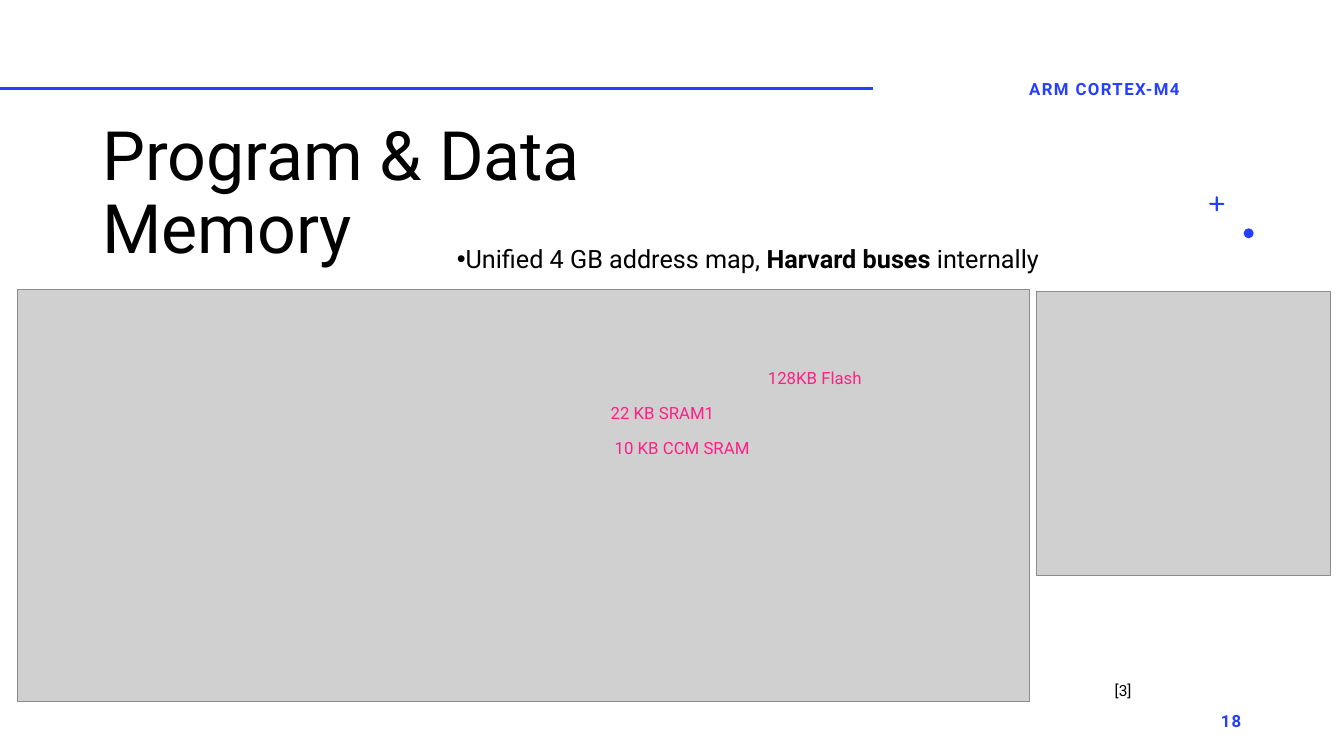
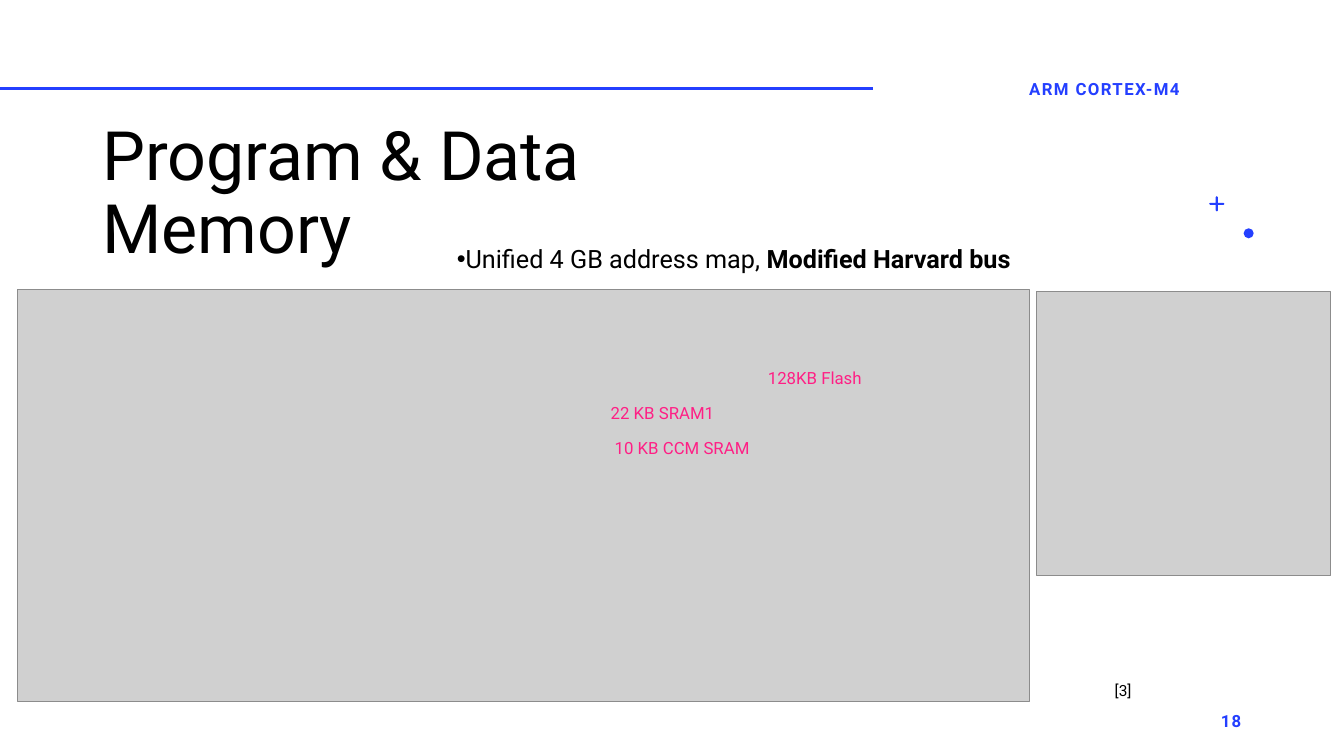
Before and after one commit to MarkDannemiller/MicroArchitecture, a slide deck: slide 18 of assignments/hw7/HW7-DANNEMILLER-MARK-COMMERCIAL-MP.pptx. Drawn at 1344x756 pixels with LibreOffice and Linux fonts; fonts in the diff are those of the drawing; grey boxes stand for pictures. Boxes give left, top, right and bottom in pixels: in the first picture for what was removed or moved away, otherwise in the second. Text is boxed around its words. In the diff, an @@ line names an element or a change of style, - is before the commit and + after.

```diff
--- a/assignments/hw7/HW7-DANNEMILLER-MARK-COMMERCIAL-MP.pptx
+++ b/assignments/hw7/HW7-DANNEMILLER-MARK-COMMERCIAL-MP.pptx
@@ text at <box>466,249,1010,273</box>: text changed @@
-• Unified 4 GB address map, Harvard buses internally
+• Unified 4 GB address map, Modified Harvard bus
```
Also in this commit, not shown: 2 other slides changed, 9 other files.
